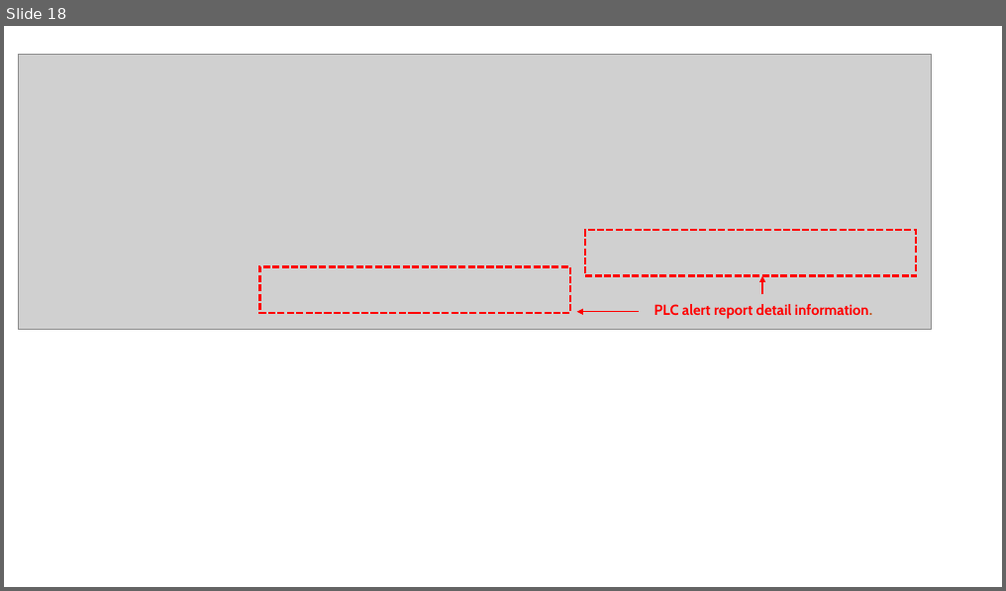
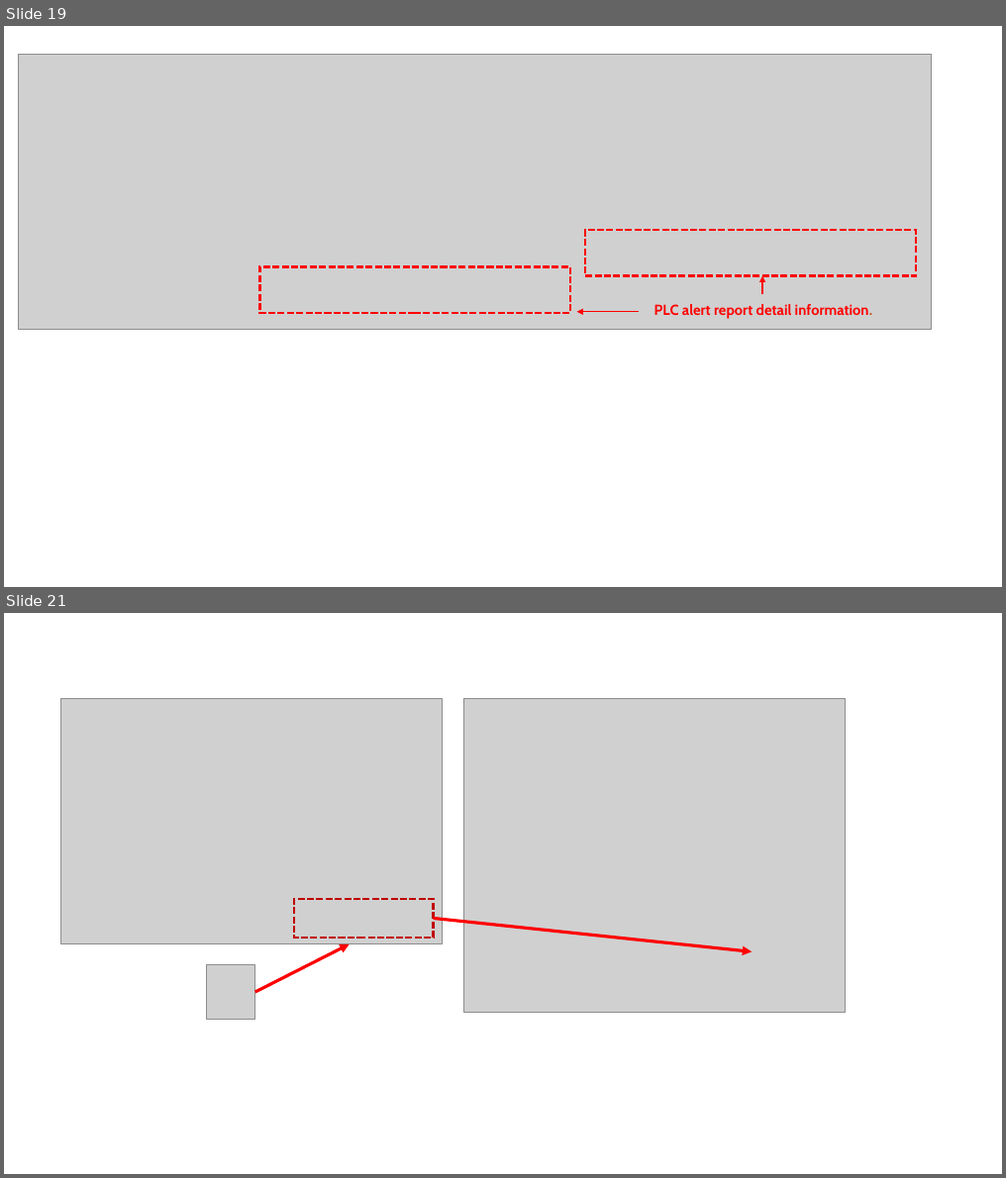
Before and after one commit to kuldeepsharma1/cyber-honey-pot, a slide deck: doc/designDoc.pptx. Shown one above the other, each under a label of ours: slide 18 before the commit, slides 19 and 21 after it; the slides between them are not shown. The pictures are 1006x591 and 1006x1178 pixels, drawn with LibreOffice and Linux fonts; fonts in the diff are those of the drawing; grey boxes stand for pictures. Boxes give left, top, right and bottom in pixels: in the first picture for what was removed or moved away, otherwise in the second. Text is boxed around its words. In the diff, an @@ line names an element or a change of style, - is before the commit and + after.

```diff
--- a/doc/designDoc.pptx
+++ b/doc/designDoc.pptx
@@ slide 21 added at (4,613,1002,1174), background #FFFFFF @@
@@ picture added at (60,699,442,945) @@
@@ picture added at (464,699,846,1012) @@
@@ rectangle added at (294,899,434,938), outline #C00000 2.25 pt dashed @@
@@ arrow added from (434, 919) to (751, 953), #FF0000 3 pt @@
@@ picture added at (207,965,255,1020) @@
@@ arrow added from (255, 992) to (350, 945), #FF0000 3 pt @@
@@ what was slide 18 is now slide 19 @@
```
Also in this commit, not shown: 2 other slides added, 14 other files.
